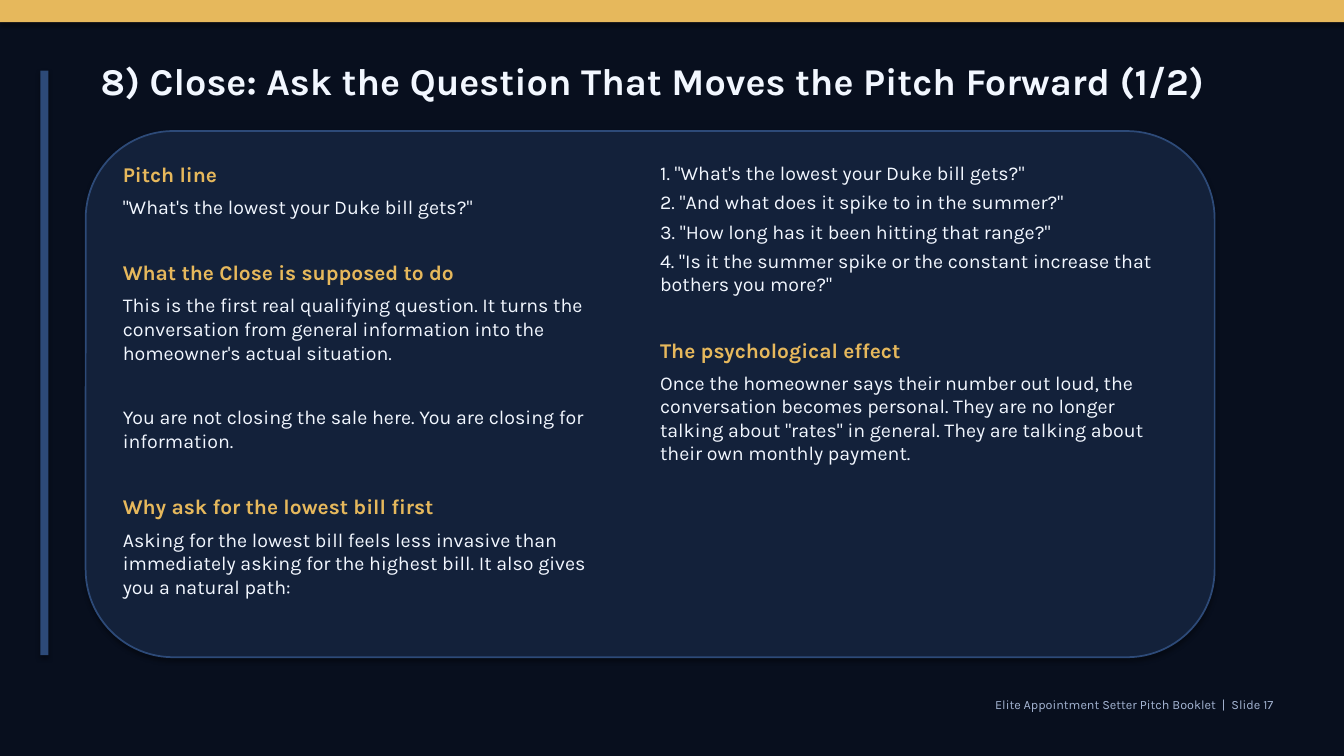
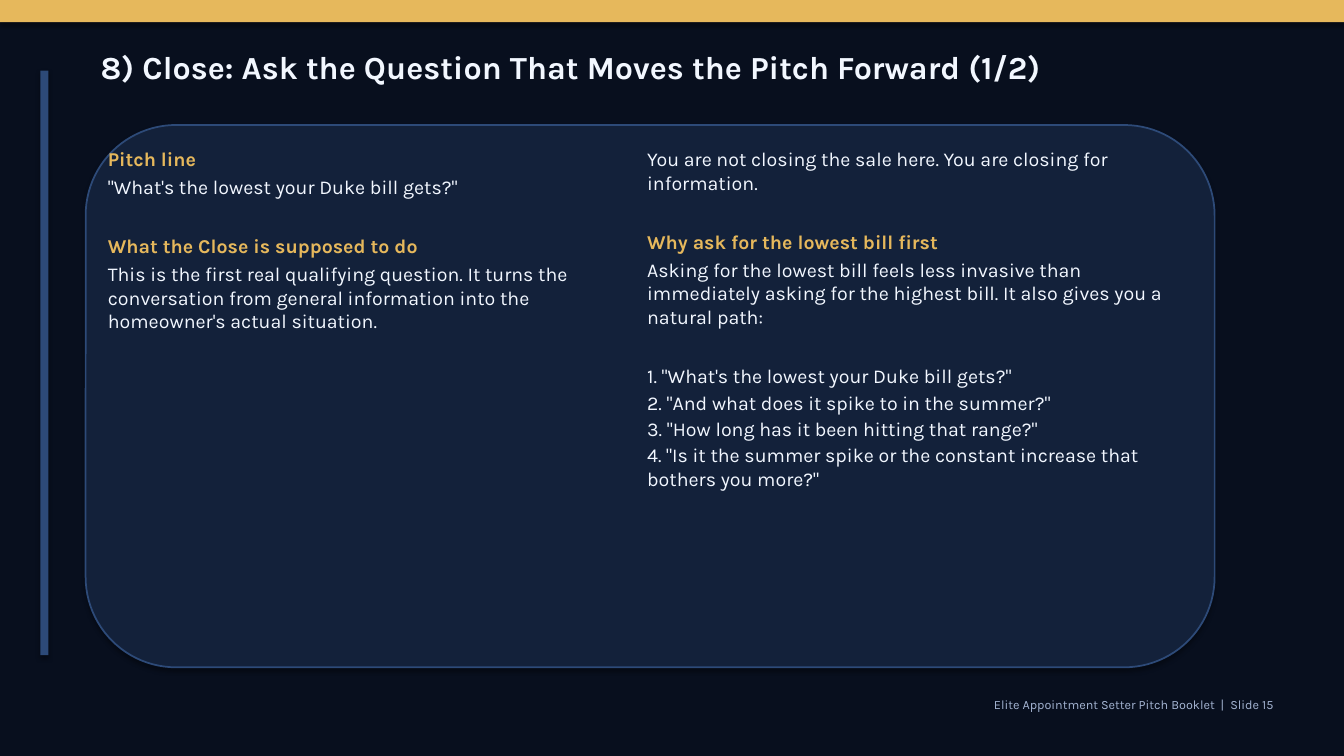
Before and after one commit to rvargas112902-ship-it/Solar-project, a slide deck: slide 15 of deliverables/APPOINTMENT_SETTER_HANDBOOK_ELITE_DECK.pptx (slide 17 before the commit). Drawn at 1344x756 pixels with LibreOffice and Linux fonts; fonts in the diff are those of the drawing. Boxes give left, top, right and bottom in pixels: in the first picture for what was removed or moved away, otherwise in the second. Text is boxed around its words. In the diff, an @@ line names an element or a change of style, - is before the commit and + after.

```diff
--- a/deliverables/APPOINTMENT_SETTER_HANDBOOK_ELITE_DECK.pptx
+++ b/deliverables/APPOINTMENT_SETTER_HANDBOOK_ELITE_DECK.pptx
@@ text "8) Close: Ask the Question ...": place and size @@
-text "8) Close: Ask the Question ..." at (101,66,1204,102)
+text "8) Close: Ask the Question ..." at (101,55,1040,85)
@@ text "8) Close: Ask the Question ..." at (101,55,1040,85): size 27 to 23 pt @@
@@ rounded rectangle: place and size @@
-rounded rectangle at (86,131,1215,657)
+rounded rectangle at (86,125,1215,667)
@@ text "Pitch line": place and size @@
-text "Pitch line" at (123,167,585,599)
+text "Pitch line" at (108,149,567,329)
@@ text "Pitch line" at (108,149,567,329): size 15 to 14 pt in "Pitch line", "What the Close is supposed to do"; less space between paragraphs @@
@@ text "You are not closing the ...": place and size @@
-text "You are not closing the ..." at (660,166,1151,465)
+text "You are not closing the ..." at (647,152,1162,491)
@@ text at (647,152,1162,329): paragraphs added @@
+You are not closing the sale here. You are closing for information.
+Why ask for the lowest bill first
+Asking for the lowest bill feels less invasive than immediately asking for the highest bill. It also gives you a natural path:
@@ text at (660,343,1143,465): paragraphs removed @@
-The psychological effect
-Once the homeowner says their number out loud, the conversation becomes personal. They are no longer talking about "rates" in general. They are talking about their own monthly payment.
@@ text at (647,369,1138,491): less space between paragraphs @@
@@ text at (123,410,585,599): paragraphs removed @@
-You are not closing the sale here. You are closing for information.
-Why ask for the lowest bill first
-Asking for the lowest bill feels less invasive than immediately asking for the highest bill. It also gives you a natural path:
@@ text at (994,700,1273,712): text changed @@
-Elite Appointment Setter Pitch Booklet | Slide 17
+Elite Appointment Setter Pitch Booklet | Slide 15
```
Also in this commit, not shown: 72 other slides changed, 1 slide added, 4 slides removed, 2 other files.
